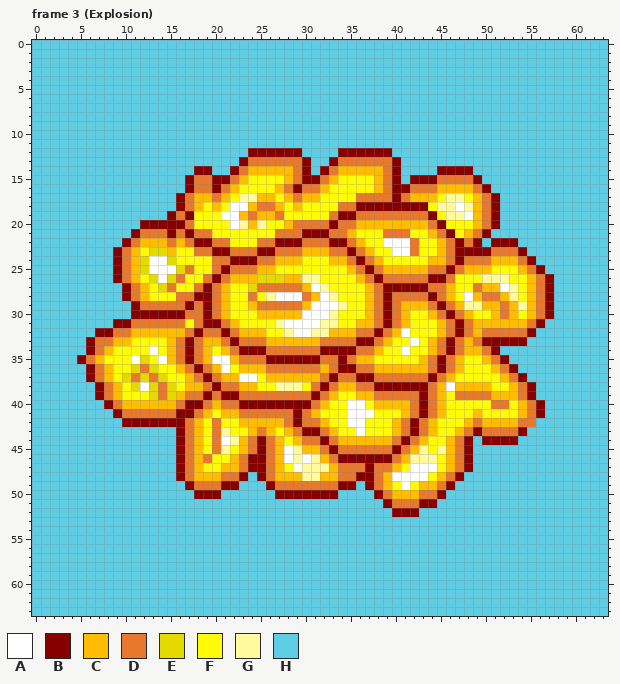
Two states of a pixel-art file, Art/Aseprite/bomb explosion.aseprite. The picture above was drawn from the file before the commit.
64x64 pixels, 11 frames. Colours within 5 levels of each other are drawn and written as one. Shown: frame 3 (Explosion). The commit also changed other frames, which this record leaves out.
Visible layers, top first: "Explosion", "Background".
Palette (. is transparent): A #ffffff  B #870000  C #ffbc00  D #e7792e  E #e5da00  F #fffb08  G #fffa9e  H #5fcde4
Pixels before, frame 3 (Explosion) (only the part around the change), first column x 0:
 0 HHHHHHHHHHHHHHHHHHHHHHHHHHHHHHHHHHHHHHHHHHHHHHHHHHHHHHHHHHHHHHHH
 1 HHHHHHHHHHHHHHHHHHHHHHHHHHHHHHHHHHHHHHHHHHHHHHHHHHHHHHHHHHHHHHHH
 2 HHHHHHHHHHHHHHHHHHHHHHHHHHHHHHHHHHHHHHHHHHHHHHHHHHHHHHHHHHHHHHHH
 3 HHHHHHHHHHHHHHHHHHHHHHHHHHHHHHHHHHHHHHHHHHHHHHHHHHHHHHHHHHHHHHHH
 4 HHHHHHHHHHHHHHHHHHHHHHHHHHHHHHHHHHHHHHHHHHHHHHHHHHHHHHHHHHHHHHHH
 5 HHHHHHHHHHHHHHHHHHHHHHHHHHHHHHHHHHHHHHHHHHHHHHHHHHHHHHHHHHHHHHHH
 6 HHHHHHHHHHHHHHHHHHHHHHHHHHHHHHHHHHHHHHHHHHHHHHHHHHHHHHHHHHHHHHHH
 7 HHHHHHHHHHHHHHHHHHHHHHHHHHHHHHHHHHHHHHHHHHHHHHHHHHHHHHHHHHHHHHHH
 8 HHHHHHHHHHHHHHHHHHHHHHHHHHHHHHHHHHHHHHHHHHHHHHHHHHHHHHHHHHHHHHHH
 9 HHHHHHHHHHHHHHHHHHHHHHHHHHHHHHHHHHHHHHHHHHHHHHHHHHHHHHHHHHHHHHHH
10 HHHHHHHHHHHHHHHHHHHHHHHHHHHHHHHHHHHHHHHHHHHHHHHHHHHHHHHHHHHHHHHH
11 HHHHHHHHHHHHHHHHHHHHHHHHHHHHHHHHHHHHHHHHHHHHHHHHHHHHHHHHHHHHHHHH
12 HHHHHHHHHHHHHHHHHHHHHHHHBBBBBBHHHHBBBBBBHHHHHHHHHHHHHHHHHHHHHHHH
13 HHHHHHHHHHHHHHHHHHHHHHHBDDDDDDBHHBDDDDDDBHHHHHHHHHHHHHHHHHHHHHHH
14 HHHHHHHHHHHHHHHHHHBBHHBDCCCCCDBHBDCCCCCDBHHHHBBBBHHHHHHHHHHHHHHH
15 HHHHHHHHHHHHHHHHHBDDBBDCFFFFCDBBDCFFFFCDBHBBBDDDDBHHHHHHHHHHHHHH
16 HHHHHHHHHHHHHHHHHBDDBDCFFFFCDBDDCFFFFFCDBBDDDCCCCDBHHHHHHHHHHHHH
17 HHHHHHHHHHHHHHHHBDCCDCFGGCCFCDCCFFFFDDDDBDCCCFGGFCDBHHHHHHHHHHHH
18 HHHHHHHHHHHHHHHHBDCFCFAACDDCFCFFFFDDBBBBBBBBFGGAGCDBHHHHHHHHHHHH
19 HHHHHHHHHHHHHHHBDBFFFAACDCCDFFFFFDBBDDDDDDDDBFGGACDBHHHHHHHHHHHH
20 HHHHHHHHHHHHBBBBBDFFFFAGCGFFCDDDDBDDCCCCCCCCDBFFFCDBHHHHHHHHHHHH
21 HHHHHHHHHHHBDDDBDBDDFFFFFFFDDDBBBDDCFFFDDDFFCDBFCDBHHHHHHHHHHHHH
22 HHHHHHHHHHBDCCCDCDBBDDFFFDDBBBDDDBBDCFFAAADFFCDBDBHBBBHHHHHHHHHH
23 HHHHHHHHHBDCFEECFFDDBBDDDBBDDDCCCDDBDCFFAADFFCDBBBBDDDBHHHHHHHHH
24 HHHHHHHHHBDCEAAEFFFFDDBBBDDCCCFFFCCDBDCFFFFFCCDBDDDCCCDBHHHHHHHH
25 HHHHHHHHHBDCEAAAEDFFDBDDDCCFFFFFFFFCDBDCCCCCDDBDCCCFFFCDBHHHHHHH
26 HHHHHHHHHBDCFEAEDFFDBDCCCEEECCGGFFFFCDBDDDDDBBDFFFGGGFFCDBHHHHHH
27 HHHHHHHHHHBDCFEDFFDBDCFFEDDDDDCAGFFFFCDBBBBBDDCFFDCCAGFCDBHHHHHH
28 HHHHHHHHHHBDCFFFDDBBDCFFDFGAAADCAGFFFCDBDDDDBDCFACDDCGFCDBHHHHHH
29 HHHHHHHHHHHBDDDDDBDBDCFFCDDDDDCAAAGFFCDBDCCCDBDCGGCCDCGCDBHHHHHH
30 HHHHHHHHHHHBBBBBBDDBDCFFFCCCCCAAAGFFFCDBDCFFCDBDCFFCDCFCDBHHHHHH
31 HHHHHHHHHBBDDDDDDFDBBDCFFFFGAAAAGGFFCCDBDCFFFCDBDCCCCCCDBHHHHHHH
32 HHHHHHHBBDDCCCCCCDBDDBDCCCFFGAAGGCCCDDBDCAFFFCDBDCDDDDDBHHHHHHHH
33 HHHHHHBDDCCFFFFCDBDCCDBDDDCCCCCCDDDDBBDCFFAFCDBDCDBBBBBHHHHHHHHH
34 HHHHHHBDCFFFFAFCDBDCFCDBBBDDDDDDBBBBDDCFFAFFCDBDCCDBHHHHHHHHHHHH
35 HHHHHBDCFFFAEFACDBDCAACDDDBBBBBBDDBDCCFFFFFCDBDCFFCDBHHHHHHHHHHH
36 HHHHHHBDCFFEDEFFCDBDCAFCCCDDDDDDCDBBDDCCCCCCDBDCFFFCDBHHHHHHHHHH
37 HHHHHHBDCFEDEDEFFCDBDCCAAFCCCCCCDBDDBBDDDDDDBDCFFFFFCDBHHHHHHHHH
38 HHHHHHHBDCFEAEDEFCCDBDDCCFFGGGFDBDCCDDBBBBBBDCACCCCFFCDBHHHHHHHH
39 HHHHHHHBDCFFFEDECDDBDBBDDDDDDDDBDCFFCCDDDDDBDCFDDDDCCCDBHHHHHHHH
40 HHHHHHHHBDCCCCCCDBBDCDDBBBBBBBBDCFFAAFCCCCDBDCFFFFFDDFCDBHHHHHHH
41 HHHHHHHHHBDDDDDDBBDCFCCDDDDDDBDCFFFAAAFFFCDBDCFFFCFFFFCDBHHHHHHH
42 HHHHHHHHHHBBBBBBBDCFDFFCCCCCDBDDCFFAAFFFCDBDCFFFCDCCCCDDHHHHHHHH
43 HHHHHHHHHHHHHHHHBDCFDGFFCDCFCDBBDCFFAFFFCDBDCFFCDBDDDDBHHHHHHHHH
44 HHHHHHHHHHHHHHHHBDCFDAGCDBDCFCDDBDCCCCCCDBDCFFCDBHBBBBHHHHHHHHHH
45 HHHHHHHHHHHHHHHHBDCFDGFCDBDCAGCCDBDDDDDDBDCGFGCDBHHHHHHHHHHHHHHH
46 HHHHHHHHHHHHHHHHBDCDFFCDBBDCAGAGCDBBBBBBDCGGGFCDBHHHHHHHHHHHHHHH
47 HHHHHHHHHHHHHHHHBDCFFCCDBBDCFAGGGCDDDBDDCFAAAFCDBHHHHHHHHHHHHHHH
48 HHHHHHHHHHHHHHHHBDCCCDDBHBDCCCGGCCDDBBDCAAAAFCDBHHHHHHHHHHHHHHHH
49 HHHHHHHHHHHHHHHHHBDDDBBHHHBDDDDDDDBBHBDCFAFCCDBHHHHHHHHHHHHHHHHH
50 HHHHHHHHHHHHHHHHHHBBBHHHHHHBBBBBBBHHHHBDCCCDDBHHHHHHHHHHHHHHHHHH
51 HHHHHHHHHHHHHHHHHHHHHHHHHHHHHHHHHHHHHHHBDDDBBHHHHHHHHHHHHHHHHHHH
52 HHHHHHHHHHHHHHHHHHHHHHHHHHHHHHHHHHHHHHHHBBBHHHHHHHHHHHHHHHHHHHHH
53 HHHHHHHHHHHHHHHHHHHHHHHHHHHHHHHHHHHHHHHHHHHHHHHHHHHHHHHHHHHHHHHH
54 HHHHHHHHHHHHHHHHHHHHHHHHHHHHHHHHHHHHHHHHHHHHHHHHHHHHHHHHHHHHHHHH
55 HHHHHHHHHHHHHHHHHHHHHHHHHHHHHHHHHHHHHHHHHHHHHHHHHHHHHHHHHHHHHHHH
56 HHHHHHHHHHHHHHHHHHHHHHHHHHHHHHHHHHHHHHHHHHHHHHHHHHHHHHHHHHHHHHHH
57 HHHHHHHHHHHHHHHHHHHHHHHHHHHHHHHHHHHHHHHHHHHHHHHHHHHHHHHHHHHHHHHH
58 HHHHHHHHHHHHHHHHHHHHHHHHHHHHHHHHHHHHHHHHHHHHHHHHHHHHHHHHHHHHHHHH
59 HHHHHHHHHHHHHHHHHHHHHHHHHHHHHHHHHHHHHHHHHHHHHHHHHHHHHHHHHHHHHHHH
60 HHHHHHHHHHHHHHHHHHHHHHHHHHHHHHHHHHHHHHHHHHHHHHHHHHHHHHHHHHHHHHHH
61 HHHHHHHHHHHHHHHHHHHHHHHHHHHHHHHHHHHHHHHHHHHHHHHHHHHHHHHHHHHHHHHH
62 HHHHHHHHHHHHHHHHHHHHHHHHHHHHHHHHHHHHHHHHHHHHHHHHHHHHHHHHHHHHHHHH
63 HHHHHHHHHHHHHHHHHHHHHHHHHHHHHHHHHHHHHHHHHHHHHHHHHHHHHHHHHHHHHHHH
After the commit:
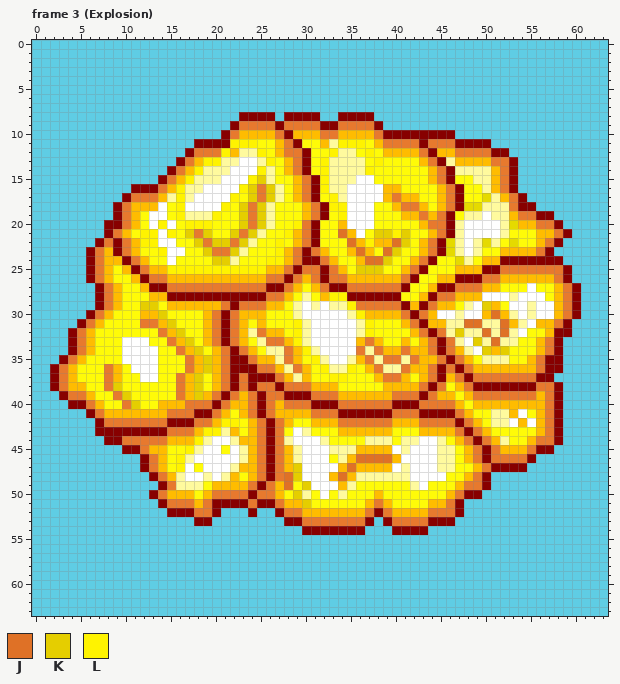
Colours new in this view: J #df7126  K #e5ce00  L #fff300
Log entry: [Changed the explosion again] Eu tirei mais um frame da explosão, ainda tava achando algo estranho nela... Agora tá melhorzinha.
Difference:
Changed rows in their new state; - is an unchanged pixel.
Frame 3 (Explosion), layer "Explosion":
first column x 2:
 8 ---------------------BBBB-BBBB--BBBB-----------------------
 9 --------------------BDDDDBDDDDBBDDDDB----------------------
10 -------------------BDCCCCDBCCCDDCCCCDBBBBBBBB--------------
11 ----------------BBBBLLLFFCDBFFCGLLLFCDDDDBDDDBBBB----------
12 ---------------BDDDLCGGLFCDDBFFLGGFLFCCCCDBCCDDDDBB--------
13 --------------BDCLLGGAAGLFC--FLGGGGFLFFFFCDBGCCCCDDB-------
14 -------------BDCLGGGAAALGF---FLGGGGLFFFFFFCD-GGGGCDB-------
15 ------------BDCLGGGAAALKG-FCD-LGGGAAFFFFFFC-BFFGGCDB-------
16 ---------BBBDCLGGAAAALKDKGFC-BLGGAAAACCFFFF-DBFFGCDB-------
17 --------BDDDCGLGAAAALFKDKGFCDB-LGAAAACDC-FFCDB-FEGCDB------
18 -------BDCCCAFLAAAALFKDKGF-FCDBLLAAAFFCDDC-CDBEEGGGDBB-----
19 -------BDCFAAFLGGGLFFK-KGF--CDBFLAAAFFFCC-CDBFGGAGGCDDBB---
20 ------BBDCFALAFLLL--FKDKG-FL-BFFCAAAFFFFF--DBGAAAAGECCDDB--
21 ------BDCFLLALFK-K--KDKG-FLCD-FFJ-A-KKLK-----GAAAAGFFFCCDB-
22 -----BDBDCLLAAFFKDKKDKGFFLFC-BFFFJ-LCCJKFCDBEGAGEGFEFFCDB--
23 ----BDC----FLAA-FKDDKGFFFLC-BD-FFCJ--JKFFCDBEGAGFFCCCCDB---
24 ----BDCCBDCFFA----KKGFFFLL-DBBD-FFCJJK--CDBFFEGFC-BBB-BBB--
25 ----BDCFCBDCCLLLLLLLLLLL-CDBDDBDCFKKKFF-DBFFFC--BBDDD-DDDB-
26 ----BDCFF-BDDCCCCCCC---CDDBDCDBDDC-CCCC-BFFCCBBBDDCCC-CCDB-
27 -----BDCFF-BB-DD-D-DDDD-BB-CFCDBBDDD-DD-FFCBBDD---FF-AFFCDB
28 -----BDCFFFCCBBB--BBBBBBDDCFGFCLLBBBB-BFFC--DCC-AAA-AAAFCDB
29 -----BDCFFKKFCCCCCCDBDD-CCFGAG-G-LDD-D-B-B-CCF-AK-FAAGAACDB
30 ----BDCFFFCCKFFFFC-BDCC-FFFG---AAGL-CCCDBD-AAGAACJCGAGAACDB
31 ---BDCFFFF--CKF-FCDBDC-C-FFLG-AAAAGLFFF-DBC-GGJJGGJ-GACCDB-
32 --BDCFFFFFFFD-KFFC----GDCCFLGAAAAAGLFFFFCDBDGKGGJGJGAFFCBB-
33 --BDCFFFAAA--DCKF-DBDCFGDD-LGAAAAACDCF-CFCDBDGAKGJGGFFCDB--
34 --BDCFF-AAA--F-CKFCDBDCFGG-CLGAAAA-GDCCDCCDBDCGAKCKFFFCDB--
35 -BDCFF--A-AAFFFDCKCDBB-CCGDCFLGAAG-DGDDGD-CDBDC-GGGFFCDBB--
36 BDCFFFDC-AAA--F-CK-DBBBD-CG-CFLGGLFCDGGD-----BDCC-CCCCDBB--
37 BDCFFFDCFFAAF-D-KFCDBDBBBD-G-FFLLFFFC--CFCDB-DBDDDD-DDBB---
38 BDCCFF-K-FFFFFD-KFC-BDBDDBDDDCCCFFFFFCCCCDBDF-DBBBBBB-DDB--
39 -BDDCFFDK--FFFDCKC--DC-B--BBBD-DCC--CC------CFC--DDD-DCDB--
40 --BBDCFFDKFF--CDD-B-CCD-DCDDDBBBDDDDDDBBBD-DDC-CCCCC-CCDB--
41 ----BDCCCCCCC-DDBBD-FC-B-CCCCDDDBBBBBBDD--BBBDCF-GGCAFCDB--
42 -----BDDDDDDD--BDDCLLF-DBDCFFC-CDDDDDD-CC-DDDBDCFGGACACDB--
43 -----BBBBBBBBDD--LL-C---BDFAGFFFCCCCCCFFFC-CCDBDCFFFFFCDB--
44 ------BBDDDDDCCCLGA---CDBDGAAAGFFFFGGGFGGAAGFCDBDCGFFCDDB--
45 --------BBDCCFFLGAAFAGCDBDC-AAAGGGCCCCAGAAA-GFCDBDCCCDBB---
46 ----------BDCFLGAAAAAGCDBDC--AAFGCJJJJCAAAAGGFCDBDDDDB-----
47 ----------BDCFLAFAAAGCCDBDCKAAAACJCCCCAG---GGFFCDBBBB------
48 -----------BDCGAAGAGCFCDBDJKAAA-JCGGGGGG--AAFFCDB----------
49 ------------BDGGGFCCCCDBDCJFKAAACGFFFF-FGAFFFCDDB----------
50 -----------BDCCCFCDDDDBDDCFKGFAFGFFFCFFFFFFFCDBB-----------
51 ------------BDDDCDBBBBDBBDCCKFFFFFFCDCFFFFCCDB-------------
52 -------------BBBDDB---B--BDDCCCCCCCDBDCCCCDDDB-------------
53 ----------------BB--------BBDDDDDDDB-BDDDDBBB--------------
54 ----------------------------BBBBBBB---BBBB-----------------
Where, in picture pixels (left, top, right, bottom), the same in both pictures:
changed: (50, 112, 581, 535)
